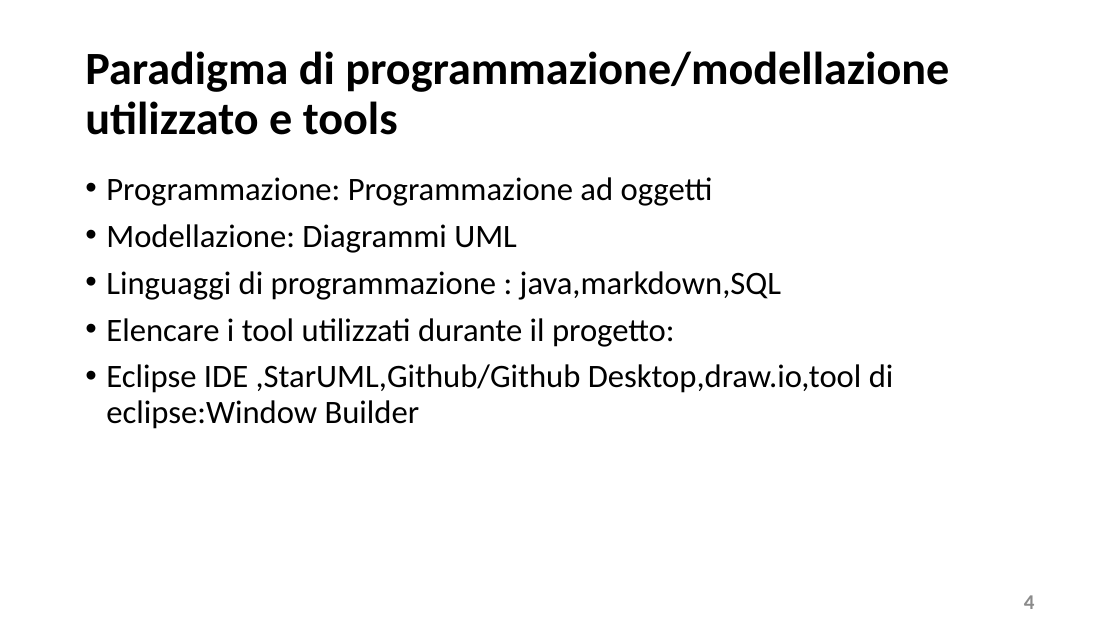
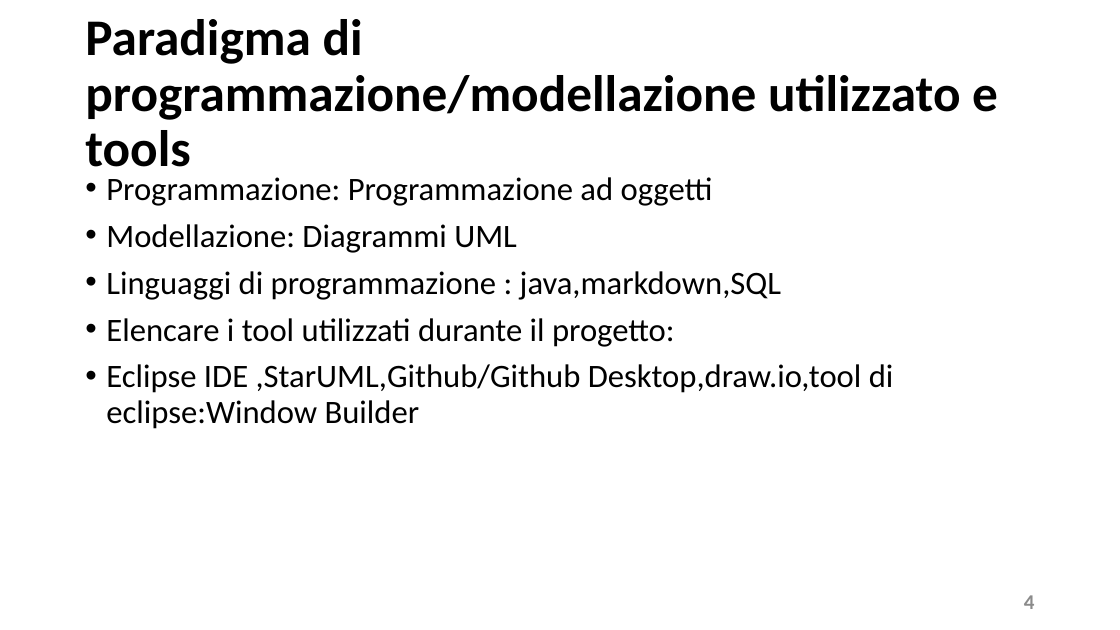
Before and after one commit to FilippoBolis/MED_Progetto_Ing_Software_23_24, a slide deck: slide 4 of MED/doc/Presentazione M.E.D.pptx. Drawn at 1120x630 pixels with LibreOffice and Linux fonts; fonts in the diff are those of the drawing. Boxes give left, top, right and bottom in pixels: in the first picture for what was removed or moved away, otherwise in the second. Text is boxed around its words. In the diff, an @@ line names an element or a change of style, - is before the commit and + after.

```diff
--- a/MED/doc/Presentazione M.E.D.pptx
+++ b/MED/doc/Presentazione M.E.D.pptx
@@ title "Paradigma di programmazione/modellazione utilizzato e ..." at (85,19,998,167): size 39.6 to 44 pt @@
```
Also in this commit, not shown: 3 other slides changed.
